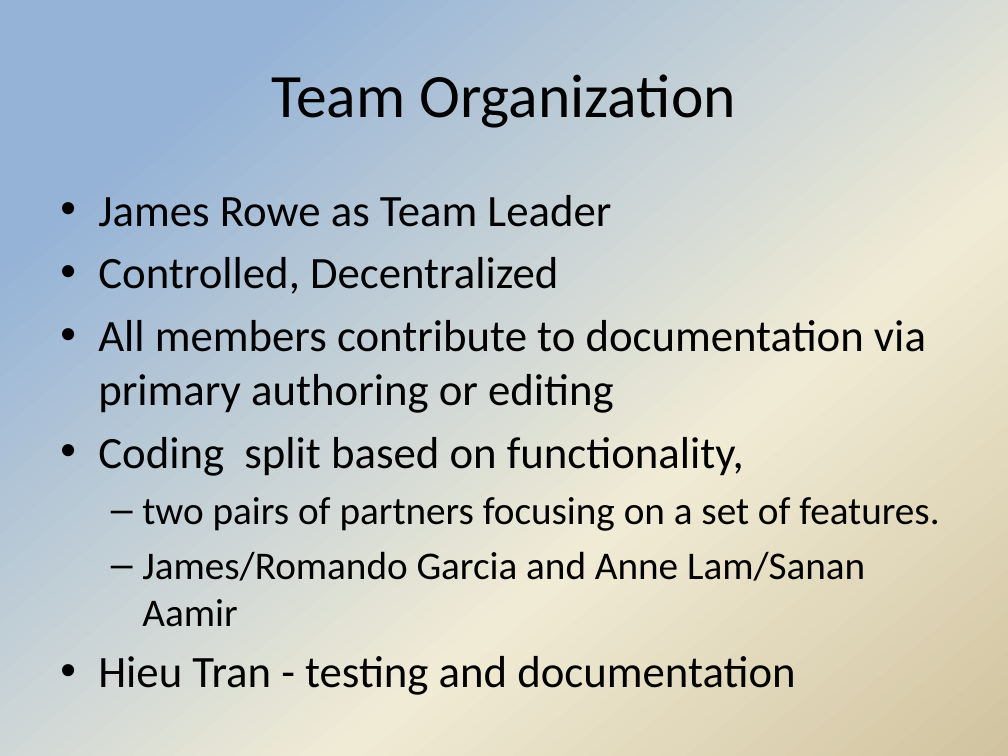
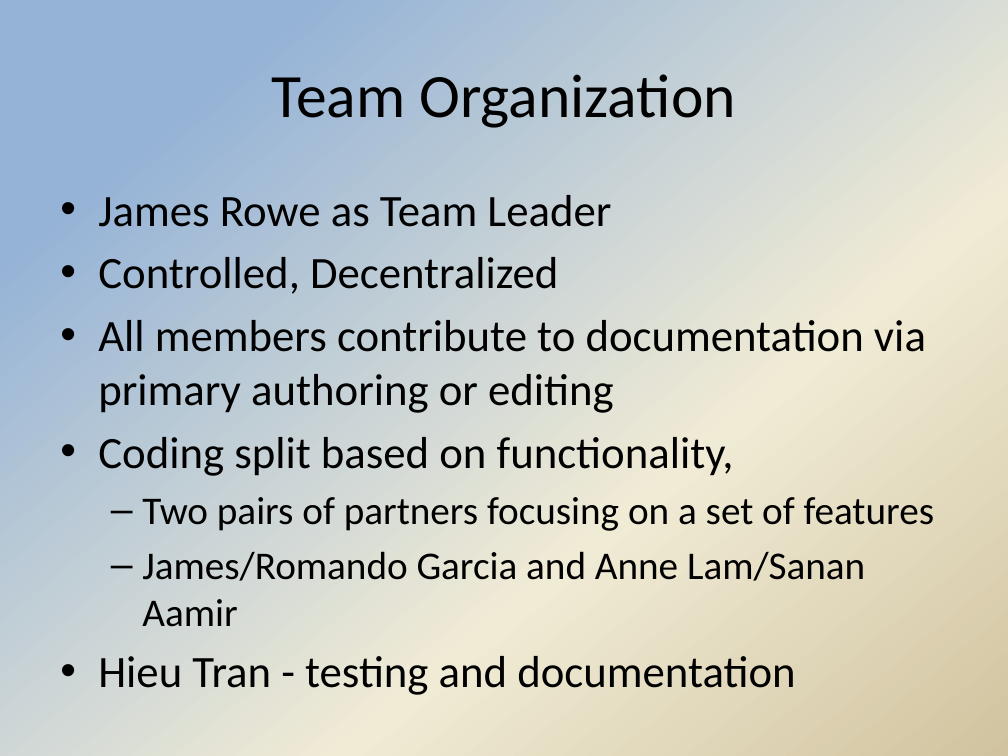
Before and after one commit to Hdtran89/ImageProcessing, a slide deck: slide 10 of A Team Documents/Interim presentation.pptx. Drawn at 1008x756 pixels with LibreOffice and Linux fonts; fonts in the diff are those of the drawing; background and template pictures are left out. Boxes give left, top, right and bottom in pixels: in the first picture for what was removed or moved away, otherwise in the second. Text is boxed around its words. In the diff, an @@ line names an element or a change of style, - is before the commit and + after.

```diff
--- a/A Team Documents/Interim presentation.pptx
+++ b/A Team Documents/Interim presentation.pptx
@@ text at (142,497,934,531): text changed @@
-  – two pairs of partners focusing on a set of features.
+  – Two pairs of partners focusing on a set of features
```
Also in this commit, not shown: 5 other slides changed, 3 slides added.
